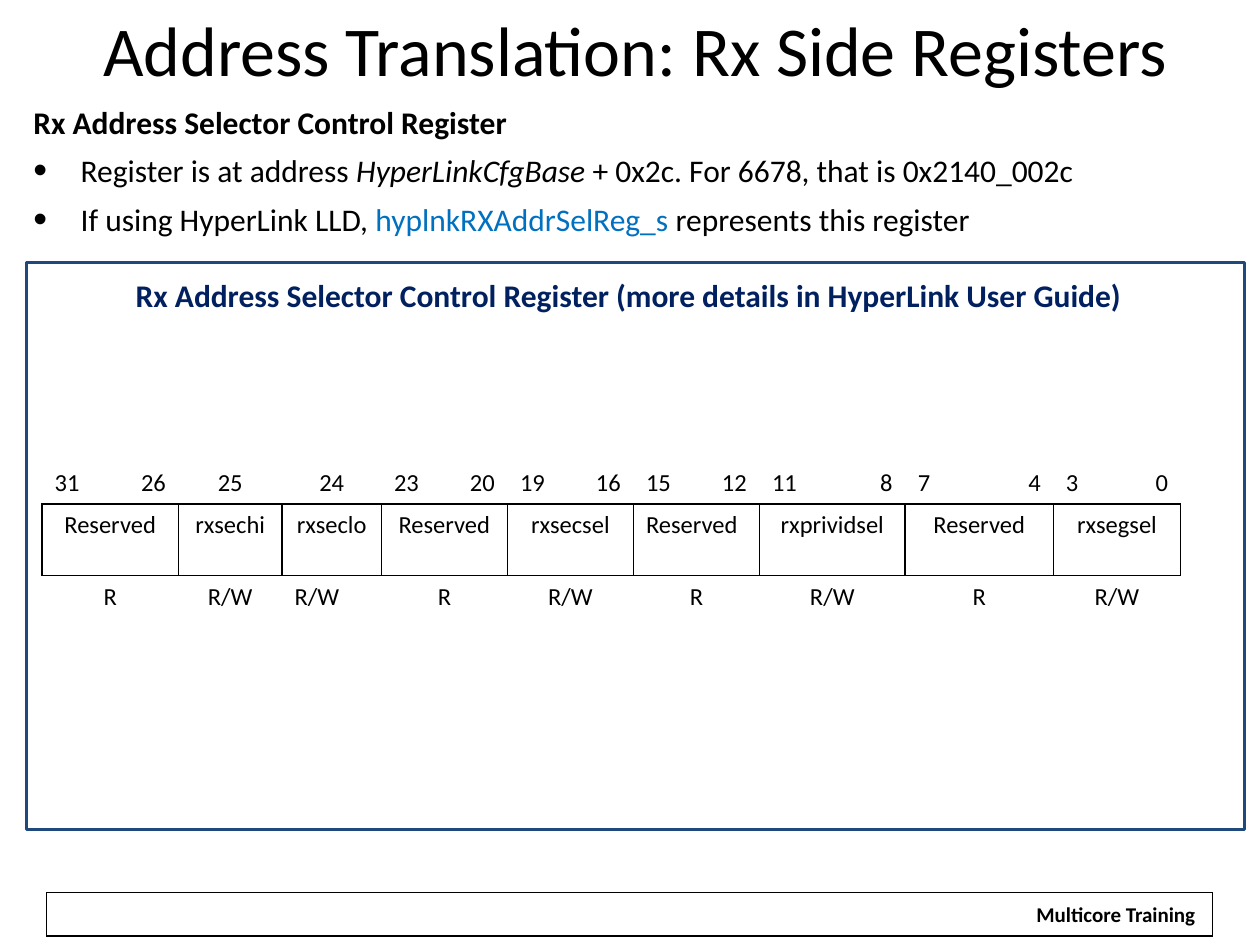
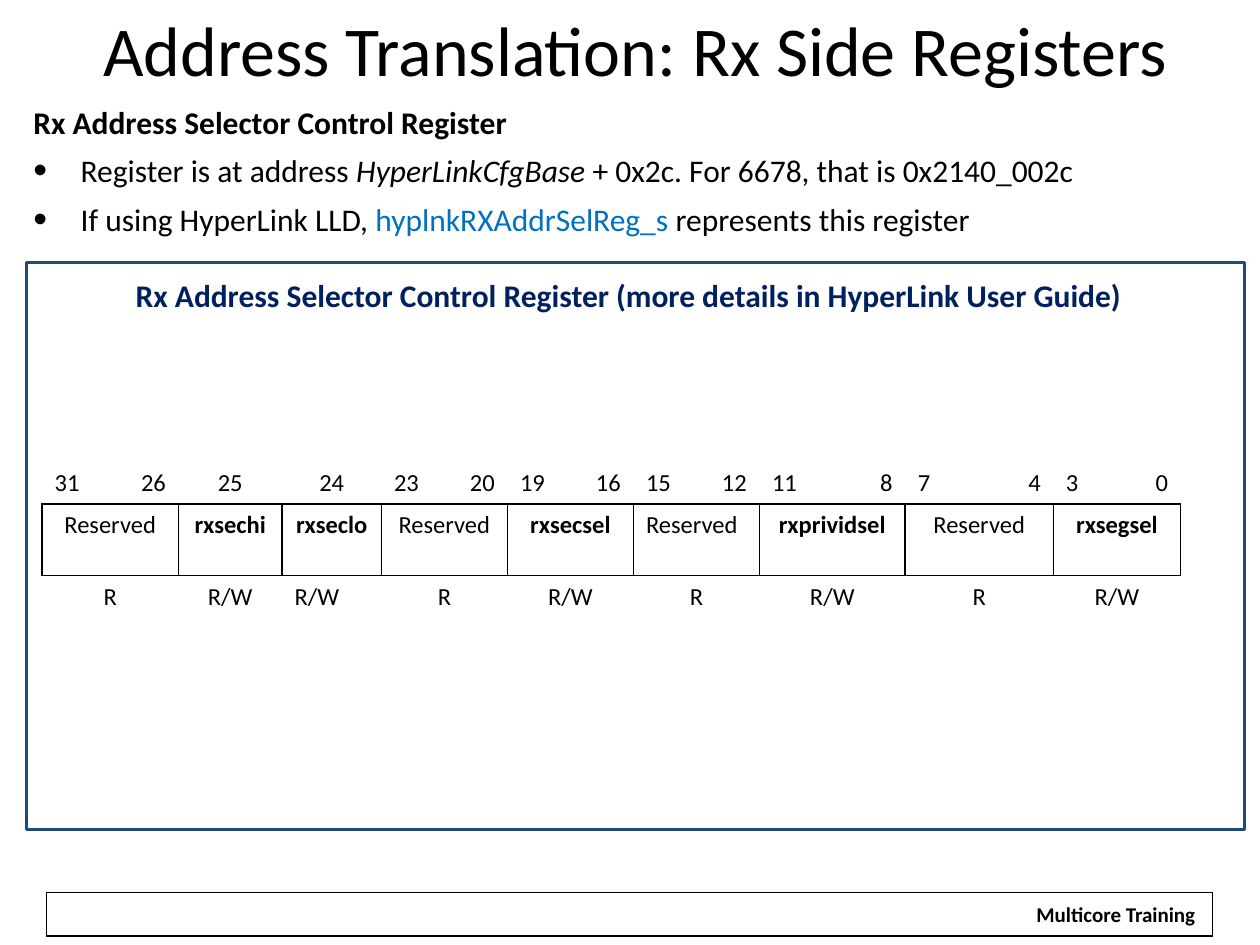
Before and after one commit to hari1989/keystone-workshop, a slide deck: slide 22 of preliminary/Working/presentations/Intro to Hyperlink.pptx. Drawn at 1260x945 pixels with LibreOffice and Linux fonts; fonts in the diff are those of the drawing; background and template pictures are left out. Boxes give left, top, right and bottom in pixels: in the first picture for what was removed or moved away, otherwise in the second. Text is boxed around its words. In the diff, an @@ line names an element or a change of style, - is before the commit and + after.

```diff
--- a/preliminary/Working/presentations/Intro to Hyperlink.pptx
+++ b/preliminary/Working/presentations/Intro to Hyperlink.pptx
@@ table at (42, 462, 1181, 627) @@
@@ bold on in "rxsechi", "rxseclo", "rxsecsel", "rxprividsel" and 1 more places @@
```
Also in this commit, not shown: 9 other slides changed.
